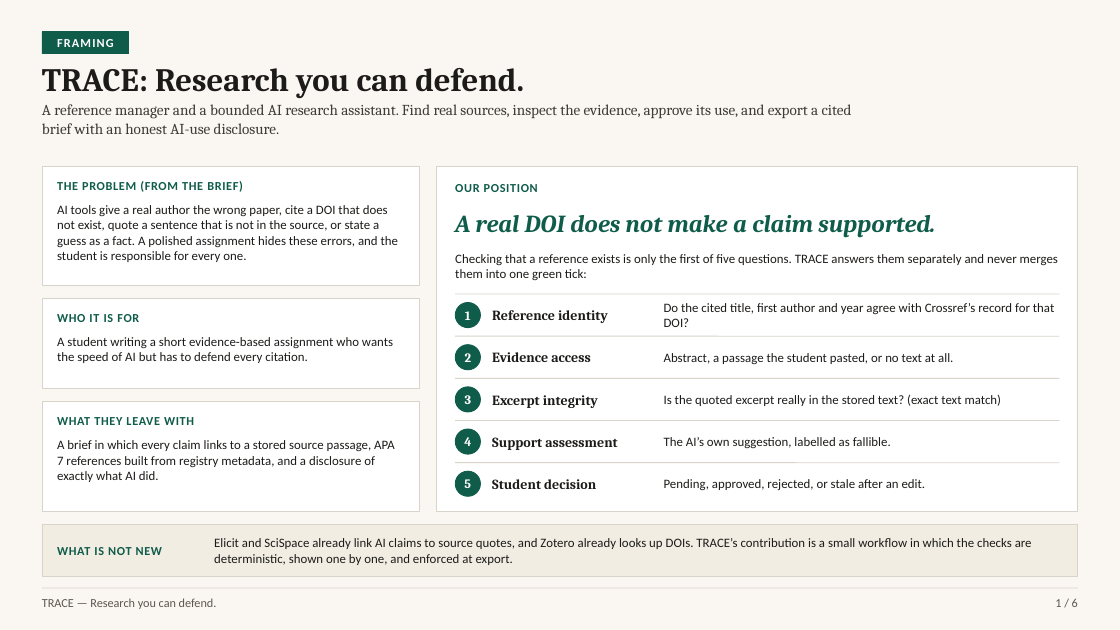
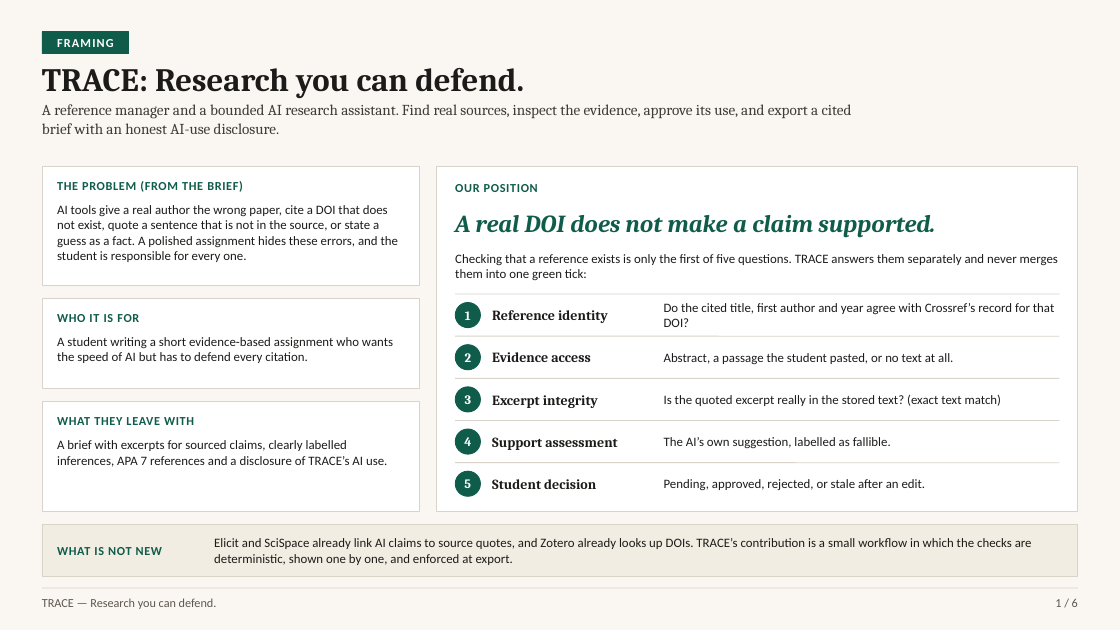
Before and after one commit to mercydeez/trace-hackathon, a slide deck: slide 1 of submissions/phase-1-deck.pptx. Drawn at 1120x630 pixels with LibreOffice and Linux fonts; fonts in the diff are those of the drawing. Boxes give left, top, right and bottom in pixels: in the first picture for what was removed or moved away, otherwise in the second. Text is boxed around its words. In the diff, an @@ line names an element or a change of style, - is before the commit and + after.

```diff
--- a/submissions/phase-1-deck.pptx
+++ b/submissions/phase-1-deck.pptx
@@ text at [57, 440, 387, 467]: text changed @@
-A brief in which every claim links to a stored source passage, APA 7 references built from registry metadata, and a disclosure of exactly what AI did.
+A brief with excerpts for sourced claims, clearly labelled inferences, APA 7 references and a disclosure of TRACE’s AI use.
```
Also in this commit, not shown: 5 other slides changed, 55 other files.
